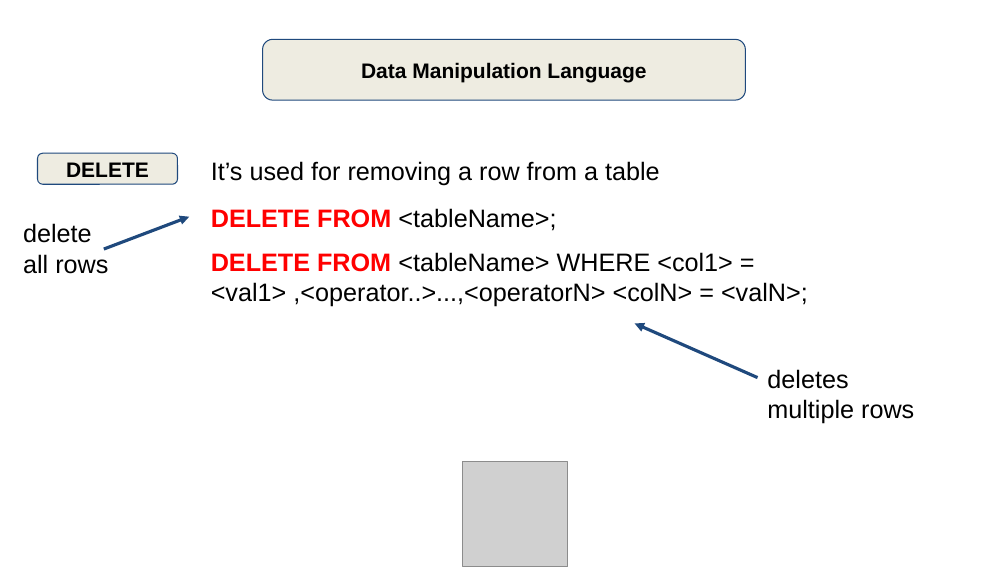
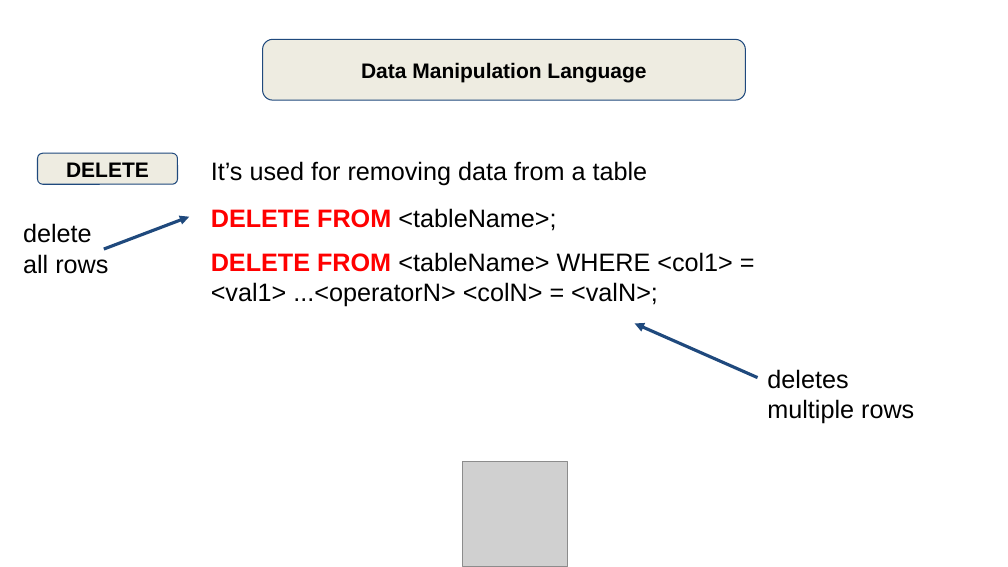
Before and after one commit to manug7/slides, a slide deck: slide 8 of sql/2 - types/DML/slide/SQL Types - DML.odp. Drawn at 1008x567 pixels with LibreOffice and Linux fonts; fonts in the diff are those of the drawing; grey boxes stand for pictures. Boxes give left, top, right and bottom in pixels: in the first picture for what was removed or moved away, otherwise in the second. Text is boxed around its words. In the diff, an @@ line names an element or a change of style, - is before the commit and + after.

```diff
--- a/sql/2 - types/DML/slide/SQL Types - DML.odp
+++ b/sql/2 - types/DML/slide/SQL Types - DML.odp
@@ text at [211,161,648,186]: text changed @@
-It’s used for removing a row from a table
+It’s used for removing data from a table
@@ text at [211,252,733,307]: text changed @@
-DELETE FROM <tableName> WHERE <col1> = <val1> ,<operator..>...,<operatorN> <colN> = <valN>;
+DELETE FROM <tableName> WHERE <col1> = <val1> ...<operatorN> <colN> = <valN>;
```
Also in this commit, not shown: 2 other slides changed, 5 other files.
